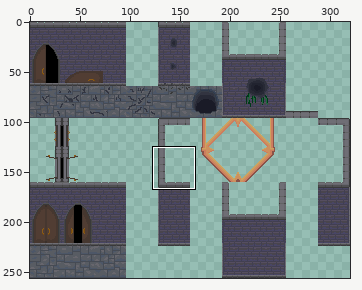
File history of a sprite sheet, assets/Level Design Blocks.png. The first picture is a wide view before the edit; the outline marks the close-up.
Close-up. Before the edit:
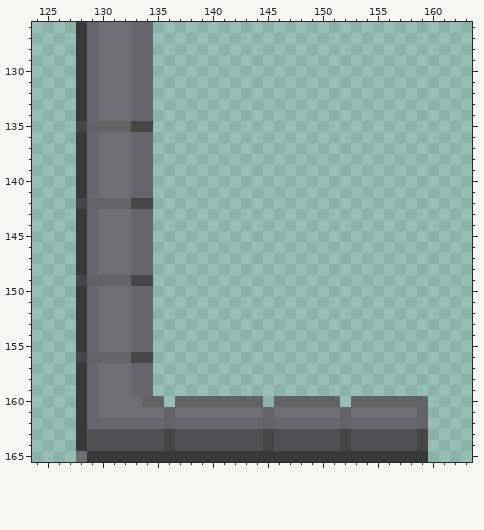
The file is 320x256 pixels. Colours within 5 levels of each other are drawn and written as one. Shown: x 124..163, y 126..165. The commit also changed other parts of the picture, which this record leaves out.
After the commit:
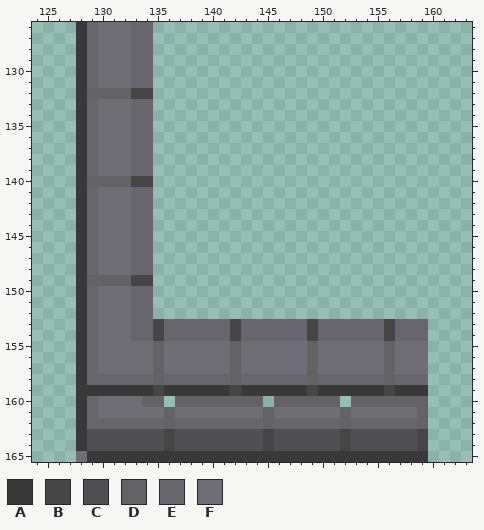
Palette (. is transparent): A #393939  B #464646  C #505053  D #636365  E #67666d  F #6f6e75
Change:
@@ x 126..136 @@
 131 ..AEFFFEE..
-132 ..AEFFFEE..
+132 ..ADDDDBB..
 133 ..AEFFFEE..
 134 ..AEFFFEE..
-135 ..BDDDDBB..
+135 ..AEFFFEE..
 136 ..AEFFFEE..
@@ x 126..136 @@
 139 ..AEFFFEE..
-140 ..AEFFFEE..
+140 ..ADDDDBB..
 141 ..AEFFFEE..
-142 ..BDDDDBB..
+142 ..AEFFFEE..
 143 ..AEFFFEE..
@@ x 126..130 @@
 148 ..AEF
-149 ..BDD
+149 ..ADD
 150 ..AEF
@@ x 124..163 @@
 152 ....AEFFFEE.............................
-153 ....AEFFFEE.............................
-154 ....AEFFFEE.............................
-155 ....AEFFFEE.............................
-156 ....BDDDDBB.............................
-157 ....AEFFFEE.............................
-158 ....AEFFFEE.............................
-159 ....AEFFFEE.............................
+153 ....AEFFFEEBEEEEEEBEEEEEEBEEEEEEBEEE....
+154 ....AEFFFEEBEEEEEEBEEEEEEBEEEEEEBEEE....
+155 ....AEFFFFFDFFFFFFDFFFFFFDFFFFFFDFFF....
+156 ....AEFFFFFDFFFFFFDFFFFFFDFFFFFFDFFF....
+157 ....AEFFFFFDFFFFFFDFFFFFFDFFFFFFDFFF....
+158 ....AEEEEEEDEEEEEEDEEEEEEDEEEEEEDEEE....
+159 ....AAAAAAABAAAAAABAAAAAABAAAAAABAAA....
 160 ....AEFFFFDD.DDDDDDDD.DDDDDD.DDDDDDD....
Pixel boxes of the changes (left, top, right, bottom) in both close-ups:
changed: (76, 88, 153, 209)
changed: (76, 275, 87, 286)
changed: (76, 319, 428, 396)
